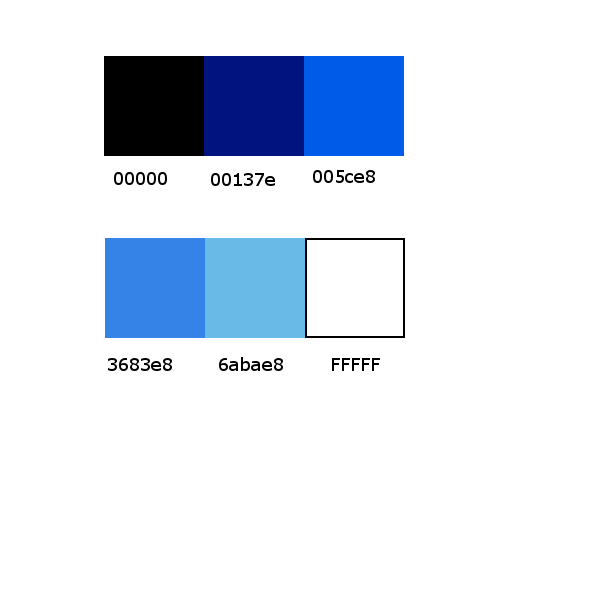
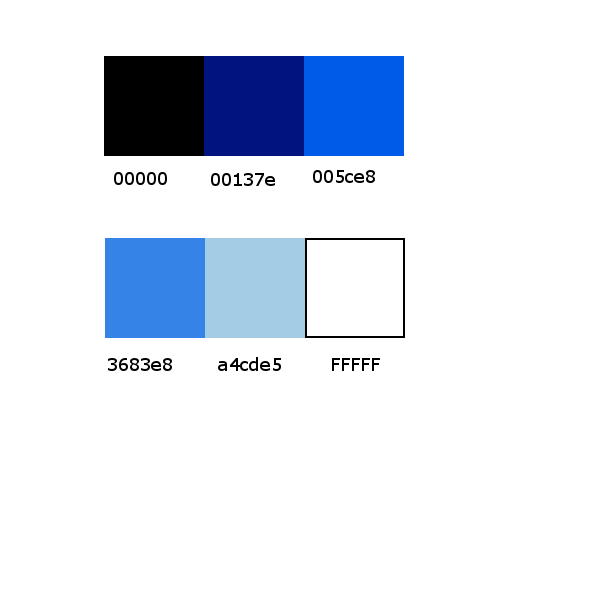
Layered file, before and after one edit (600 × 600). Changes by layer:
painted on "pallete 06" over [205, 238, 305, 338]
renamed "6abae8" to "a4cde5", painted on it over [218, 357, 283, 371]
